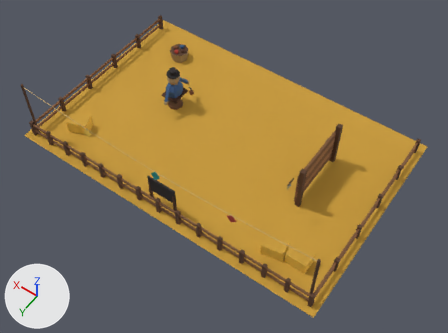
One commit to the glTF model raccoon/export/bld_practice_yard_3x2.glb: the scene before it, then after it.
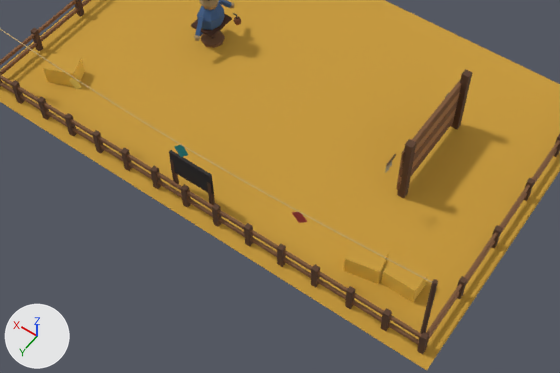
Each version is shown whole from a camera (50 mm lens) standing at (-2.04, 2.87, 4.15) and looking at (-0.18, 0.26, 0.05), then close up on the part from 9% to 89% of the width and 24% to 96% of the height. Lighting does not change. The marker at lower left points along +X, +Y and +Z. The first two pictures are the older version. Where no turn or scale is listed for an object, it has been applied to the vertices. Vertices at exactly the same position are counted once.

The scene before the commit, as lines of its bpy script (objects in view):
```python
me_bld_practice_yard_3x2 = bpy.data.meshes.new('bld_practice_yard_3x2')
me_bld_practice_yard_3x2.from_pydata(...)  # 916 vertices, 1354 faces; spans x -1.47..1.47, y -0.97..0.97, z 0.0..0.6
me_bld_practice_yard_3x2.materials.append(mat_m_palette)  # picture img_palette
ob_bld_practice_yard_3x2 = bpy.data.objects.new('bld_practice_yard_3x2', me_bld_practice_yard_3x2)
ob_bld_practice_yard_3x2.location = (0.0, 0.0, 0.0)
```
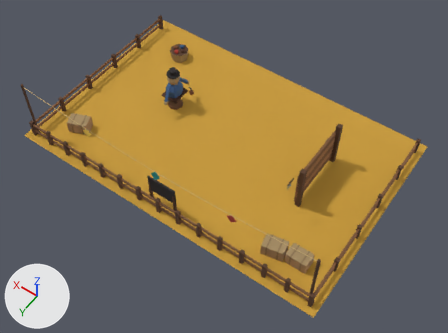
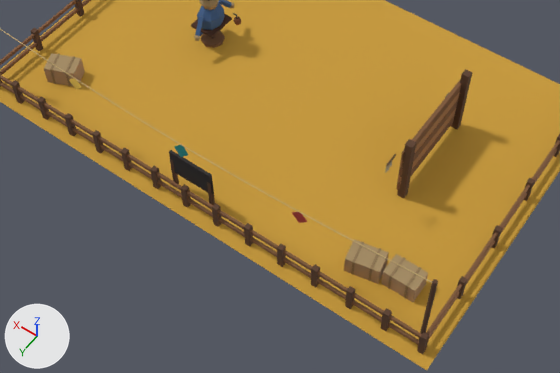
Boxes [x1, y1, x2, y2] around the edits, measured in the close-ups (560 x 373 px):
```json
{"part": 1, "of": "me_bld_practice_yard_3x2", "change": "added", "after": [404, 267, 422, 299]}
{"part": 2, "of": "me_bld_practice_yard_3x2", "change": "added", "after": [388, 257, 406, 289]}
{"part": 3, "of": "me_bld_practice_yard_3x2", "change": "added", "after": [351, 242, 381, 282]}
{"part": 4, "of": "me_bld_practice_yard_3x2", "change": "added", "after": [50, 54, 75, 86]}
{"part": 5, "of": "me_bld_practice_yard_3x2", "change": "surface changed", "before": [44, 53, 428, 302], "after": [44, 53, 428, 302]}
```

Scene script edits in JSON lines:
```json
{"block": "me_bld_practice_yard_3x2", "where": "# used by ob_bld_practice_yard_3x2; location = (0.0, 0.0, 0.0)"}
{"op": "remove", "block": "me_bld_practice_yard_3x2", "code": "me_bld_practice_yard_3x2.from_pydata(...)  # 916 vertices, 1354 faces; spans x -1.47..1.47, y -0.97..0.97, z 0.0..0.6"}
{"op": "add", "block": "me_bld_practice_yard_3x2", "code": "me_bld_practice_yard_3x2.from_pydata(...)  # 964 vertices, 1414 faces; spans x -1.47..1.47, y -0.97..0.97, z 0.0..0.6"}
{"block": "me_bld_practice_yard_3x2", "change": "me_bld_practice_yard_3x2 part 1: the loose piece of 8 vertices spanning x -1.24..-1.06, y 0.59..0.71, z 0.0..0.12 is copied, and the copy is scaled about its middle by (0.0667, 1.05, 1.02), then moved by (-0.04, 0.0, 0.0); it spans x -1.2..-1.19, y 0.59..0.71, z 0.0..0.12"}
{"block": "me_bld_practice_yard_3x2", "change": "me_bld_practice_yard_3x2 part 2: the loose piece of 8 vertices spanning x -1.24..-1.06, y 0.59..0.71, z 0.0..0.12 is copied, and the copy is scaled about its middle by (0.0667, 1.05, 1.02), then moved by (0.04, 0.0, 0.0); it spans x -1.11..-1.1, y 0.59..0.71, z 0.0..0.12"}
{"block": "me_bld_practice_yard_3x2", "change": "me_bld_practice_yard_3x2 part 3: 16 vertices added at x -1.01..-0.89, y 0.61..0.75, z 0.0..0.12"}
{"block": "me_bld_practice_yard_3x2", "change": "me_bld_practice_yard_3x2 part 4: 16 vertices added at x 1.05..1.19, y 0.54..0.7, z 0.0..0.12"}
{"block": "me_bld_practice_yard_3x2", "change": "me_bld_practice_yard_3x2 part 5: 30 kept faces spanning x -1.24..1.23, y 0.53..0.76, z 0.0..0.12 get new texture (UV) coordinates"}
```
